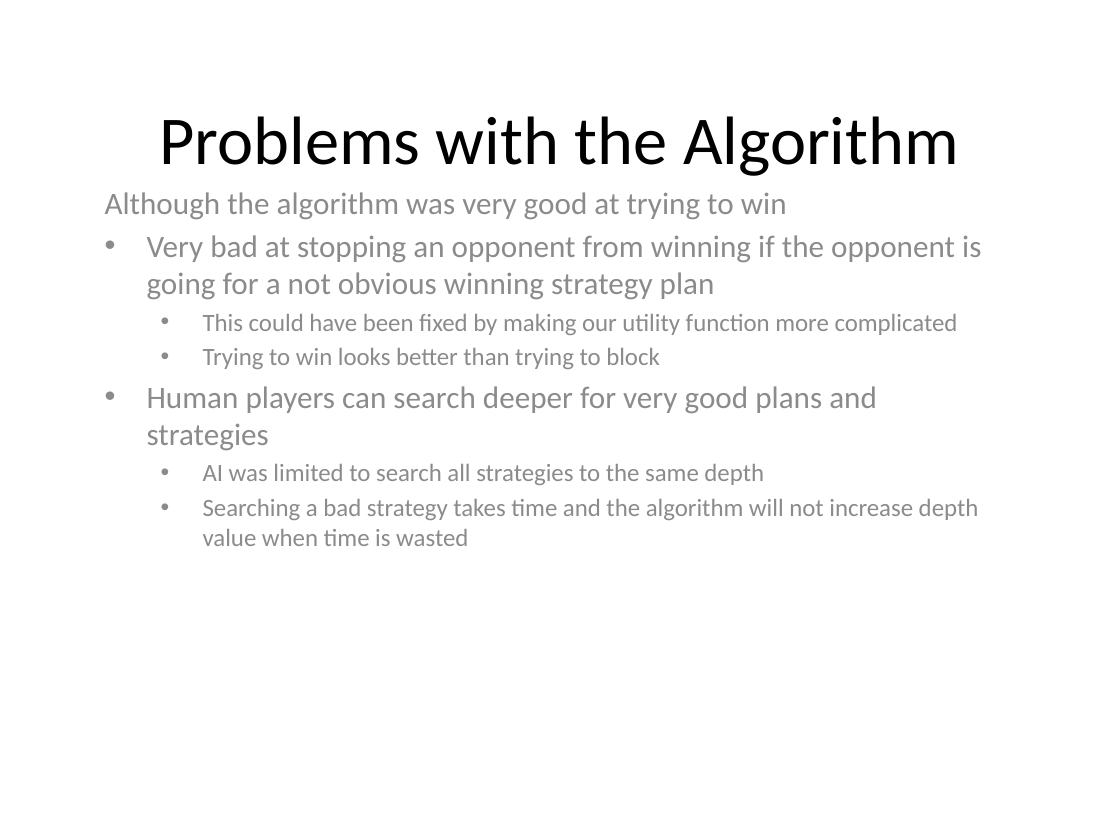
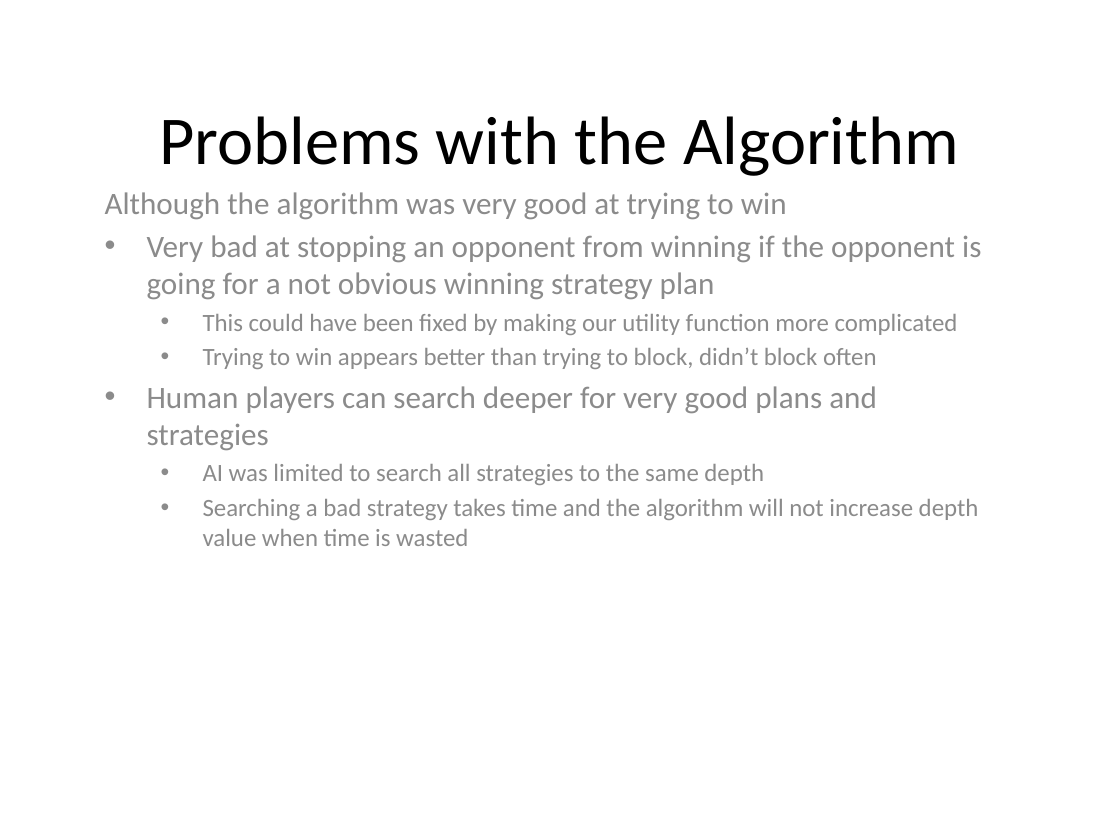
Before and after one commit to yangjiao2/271AIgame, a slide deck: slide 14 of Presentation.pptx. Drawn at 1120x840 pixels with LibreOffice and Linux fonts; fonts in the diff are those of the drawing. Boxes give left, top, right and bottom in pixels: in the first picture for what was removed or moved away, otherwise in the second. Text is boxed around its words. In the diff, an @@ line names an element or a change of style, - is before the commit and + after.

```diff
--- a/Presentation.pptx
+++ b/Presentation.pptx
@@ subtitle at <box>203,348,876,369</box>: text changed @@
-  • Trying to win looks better than trying to block
+  • Trying to win appears better than trying to block, didn’t block often
```
Also in this commit, not shown: 4 other slides changed, 2 other files.
